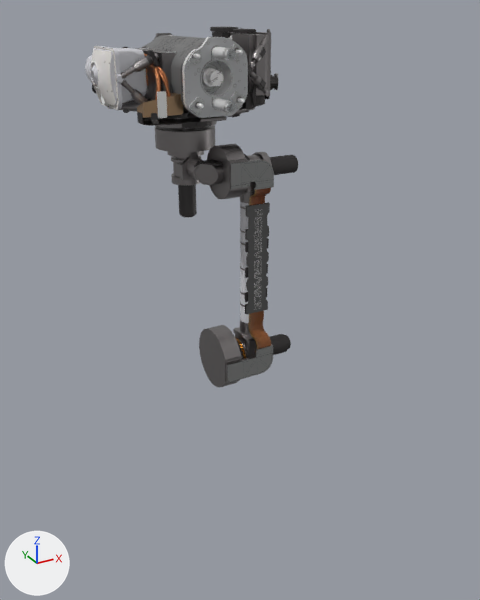
Two versions of the glTF model game/assets/models/perseverance_parts/arm.glb, one commit apart.
Before and after are seen from a camera (50 mm lens) standing at (-1.096, -2.137, 1.29) and looking at (-0.113, -0.349, 0.396). Every picture has the same lights, and +X, +Y and +Z are marked at lower left. The first picture is the older version. Where no turn or scale is listed for an object, it has been applied to the vertices.

Names of what the first picture shows: 'arm'.
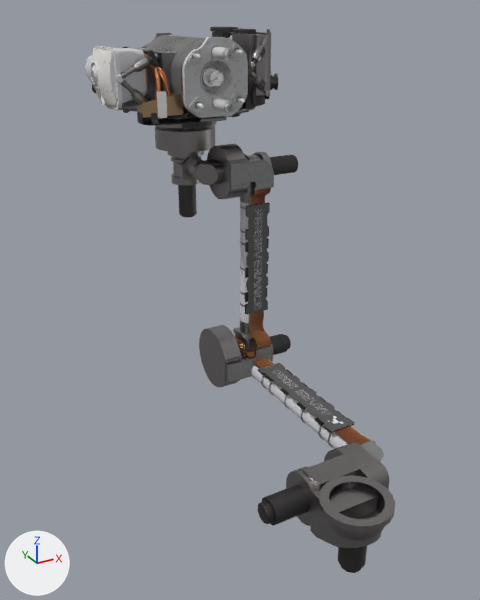
What differs and where, as boxes (x1, y1, x2, y2) in the pictures (480 x 600 px):
'arm.003', added
    after: (239, 340, 395, 573)
    faces in mat_gunmetal_001 (grey #959191): (247, 357, 395, 548)
    faces in mat_gunmetal_dark_001 (dark grey #514f4f): (258, 367, 367, 573)
    faces in mat_arm_graphics_001 (picture img_arm_graphics): (258, 363, 354, 431)
    faces in mat_paint_white_base_001 (light grey #d3d3d9): (251, 365, 382, 462)
    faces in mat_mars_2020_02_n_001: (239, 340, 371, 445)

What changed in the scene script:
```text
Add img_foil_n_jpg:
    img_foil_n_jpg = load_image('foil_n.jpg', '_unpacked/foil_n.jpg', 512, 512, 'Non-Color')
Add mat_foil_orange_001:
    mat_foil_orange_001 = bpy.data.materials.new('foil_orange.001')
    # colours: orange #b4762c
    # uses the picture img_foil_n_jpg
Add mat_gunmetal_001:
    mat_gunmetal_001 = principled_material('gunmetal.001')
    mat_gunmetal_001.base_color = (0.301, 0.283, 0.283)  # grey #959191
    mat_gunmetal_001.metallic = 1.0
    mat_gunmetal_001.roughness = 0.35
Add mat_bronze_001:
    mat_bronze_001 = principled_material('bronze.001')
    mat_bronze_001.base_color = (0.523, 0.344, 0.203)  # beige #bf9e7c
    mat_bronze_001.metallic = 1.0
    mat_bronze_001.roughness = 0.35
Add mat_paint_white_base_001:
    mat_paint_white_base_001 = principled_material('paint_white_base.001')
    mat_paint_white_base_001.base_color = (0.653, 0.653, 0.692)  # light grey #d3d3d9
Add mat_gunmetal_dark_001:
    mat_gunmetal_dark_001 = principled_material('gunmetal_dark.001')
    mat_gunmetal_dark_001.base_color = (0.0828, 0.0784, 0.0784)  # dark grey #514f4f
    mat_gunmetal_dark_001.metallic = 1.0
    mat_gunmetal_dark_001.roughness = 0.55
Add mat_mars_2020_02_n_001:
    mat_mars_2020_02_n_001 = bpy.data.materials.new('mars_2020_02_n.001')
    # uses the picture img_mars_2020_02
    # uses the picture img_mars_2020_02_n
Add mat_arm_graphics_001:
    mat_arm_graphics_001 = principled_material('arm_graphics.001')
    mat_arm_graphics_001.texture = img_arm_graphics
Add mat_mars_2020_07_001:
    mat_mars_2020_07_001 = principled_material('mars_2020_07.001')
    mat_mars_2020_07_001.texture = img_mars_2020_07_blackout
    mat_mars_2020_07_001.metallic = 0.305
Add me_cylinder_013:
    me_cylinder_013.from_pydata(...)  # 1432 vertices, 2562 faces; spans x -0.197..0.261, y -0.102..1.041, z -0.235..0.0
    # faces by material slot: [572, 1581, 129, 40, 60, 34, 74, 72]
    me_cylinder_013.materials.append(mat_gunmetal_dark_001)  # dark grey #514f4f
    me_cylinder_013.materials.append(mat_gunmetal_001)  # grey #959191
    me_cylinder_013.materials.append(mat_paint_white_base_001)  # light grey #d3d3d9
    me_cylinder_013.materials.append(mat_foil_orange_001)
    me_cylinder_013.materials.append(mat_mars_2020_07_001)  # picture img_mars_2020_07_blackout
    me_cylinder_013.materials.append(mat_arm_graphics_001)  # picture img_arm_graphics
    me_cylinder_013.materials.append(mat_mars_2020_02_n_001)
    me_cylinder_013.materials.append(mat_bronze_001)  # beige #bf9e7c
Add ob_arm_003:
    ob_arm_003 = bpy.data.objects.new('arm.003', me_cylinder_013)
    ob_arm_003.location = (-0.127, -1.031, 0.071)
```
